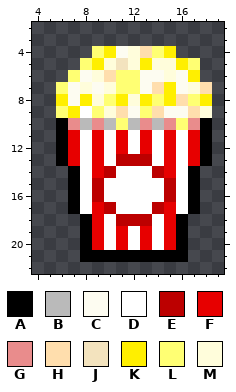
A pixel-art sprite gets an edit: src/img/dishes/popcorn.png. The first picture shows the starting point.
The file is 24x24 pixels. Colours within 5 levels of each other are drawn and written as one. Shown: x 4..19, y 2..22.
Palette (. is transparent): A #000000  B #bababa  C #fdfcf1  D #ffffff  E #bc0000  F #e70000  G #e98c8c  H #ffdead  J #f3e3be  K #ffef00  L #ffff73  M #fffddb
Once edited:
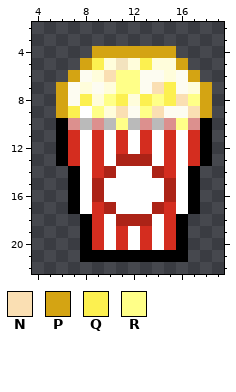
Colours new in this view: N #fadfb3  P #d4a413  Q #fcf050  R #ffff88
The author wrote: [#148] Give popcorn art stronger outline
Difference:
colour E: #bc0000 -> #ac2317
colour F: #e70000 -> #d42d1f
colour G: #e98c8c -> #dc908e
y 4: x 9..15 LKCMHLK -> PPPPPPP
y 5: x 8..9 LK -> PQ; x 13 K -> Q; x 16..17 KL -> P.
y 6: x 7 L -> P; x 10..12 HLL -> NRR; x 17 K -> P
y 7: x 6 L -> P; x 11..12 LL -> RR; x 14..15 HK -> NQ; x 18 H -> P
y 8: x 6 K -> P; x 8 K -> Q; x 10..11 LK -> RQ; x 13..18 KLKHLK -> QRQNRP
y 9: x 6..7 LK -> PQ; x 9 L -> R; x 11 H -> N; x 13..14 LH -> RN; x 17..18 HM -> NP
y 10: x 11 L -> R; x 16 L -> R
